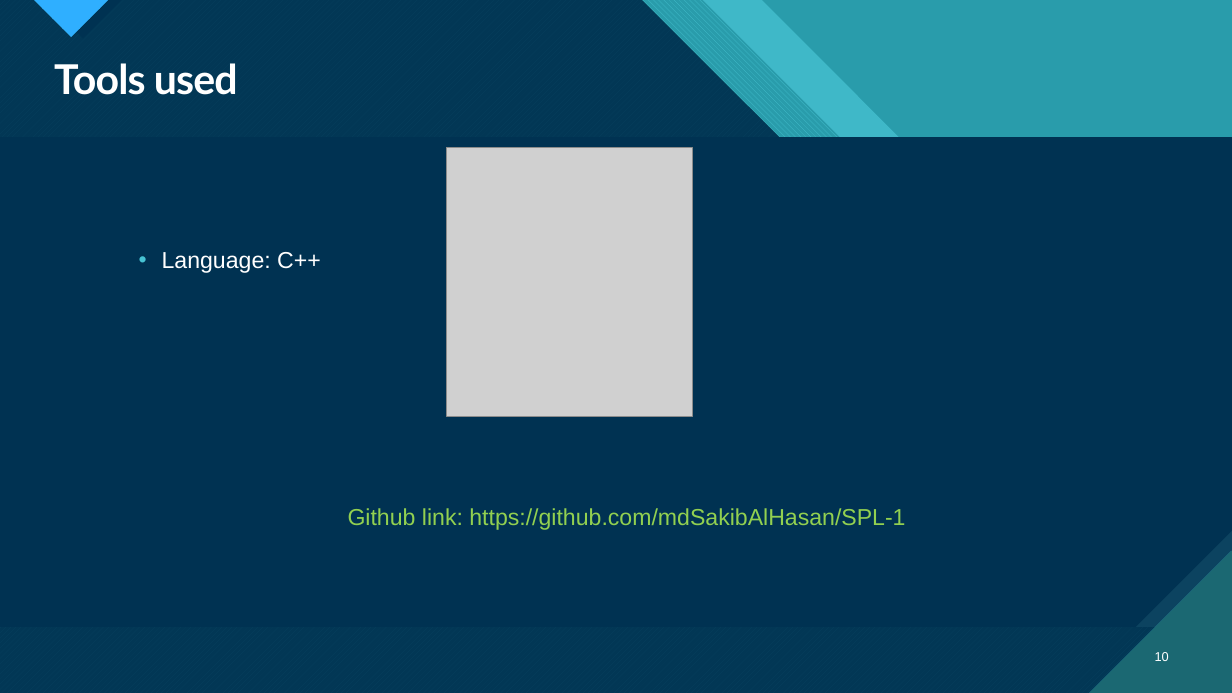
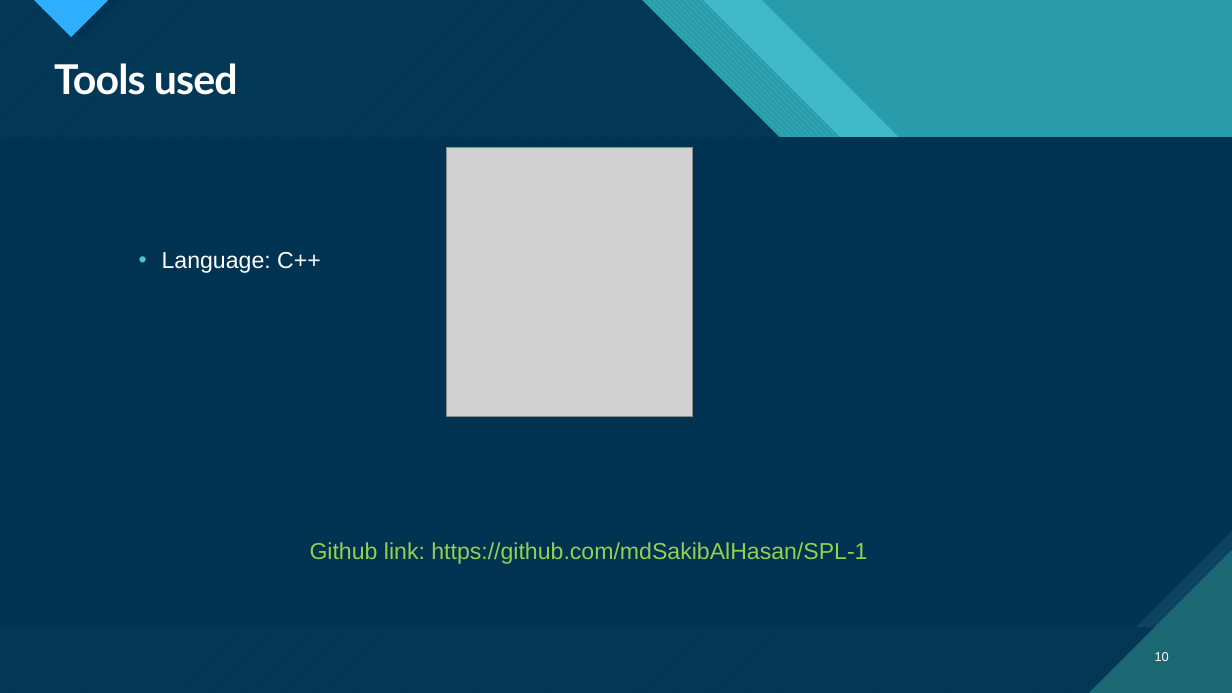
Before and after one commit to mdSakibAlHasan/Mobile_banking, a slide deck: slide 10 of SOFTWARE PROJECT LAB-1.pptx. Drawn at 1232x693 pixels with LibreOffice and Linux fonts; fonts in the diff are those of the drawing; grey boxes stand for pictures. Boxes give left, top, right and bottom in pixels: in the first picture for what was removed or moved away, otherwise in the second. Text is boxed around its words. In the diff, an @@ line names an element or a change of style, - is before the commit and + after.

```diff
--- a/SOFTWARE PROJECT LAB-1.pptx
+++ b/SOFTWARE PROJECT LAB-1.pptx
@@ text "Github link: https://github.com/mdSakibAlHasan/SPL-1": place and size @@
-text "Github link: https://github.com/mdSakibAlHasan/SPL-1" at <box>348,508,905,530</box>
+text "Github link: https://github.com/mdSakibAlHasan/SPL-1" at <box>310,542,867,564</box>
```
Also in this commit, not shown: 4 other slides changed, 1 slide added, 2 slides removed.
